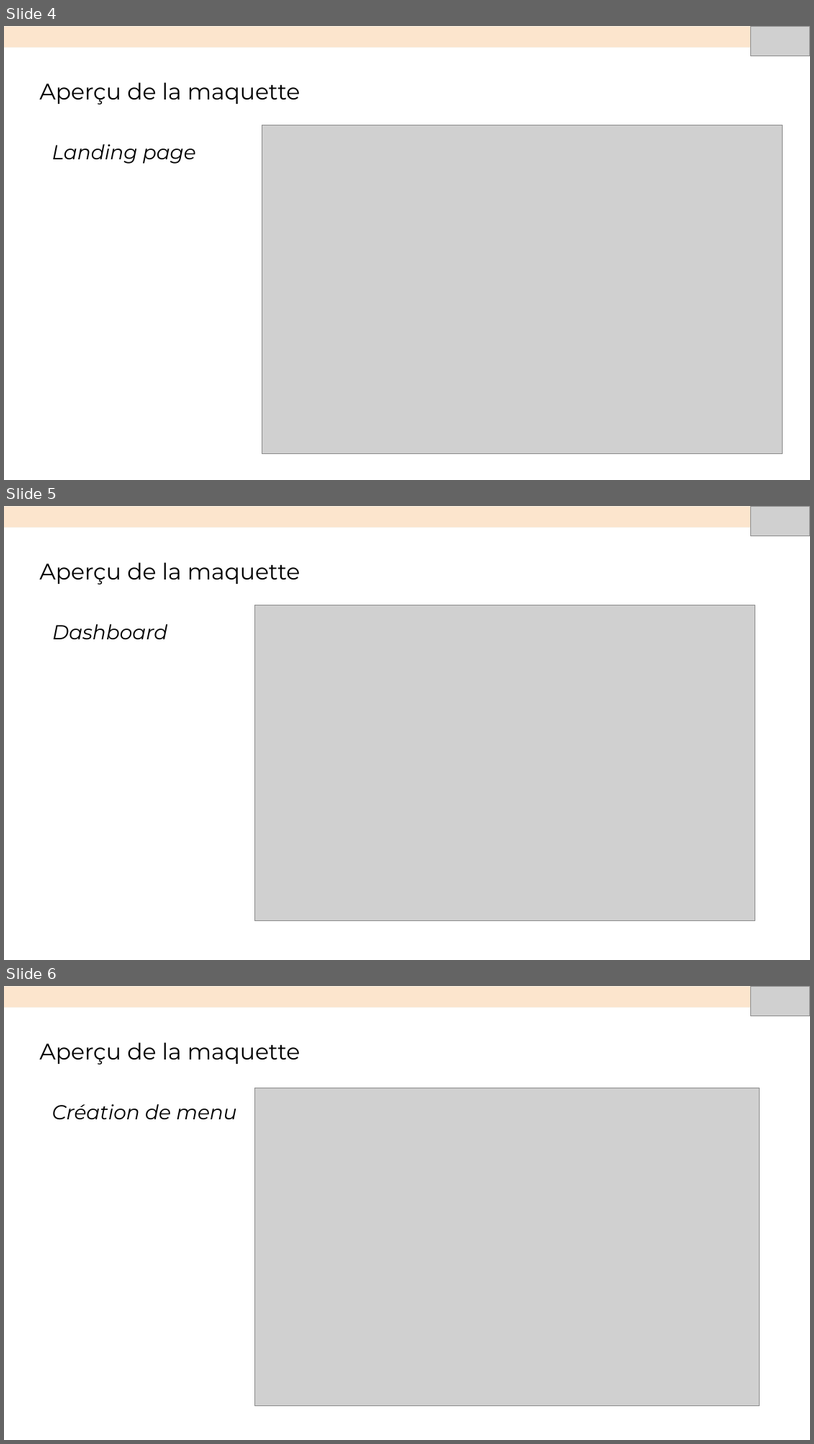
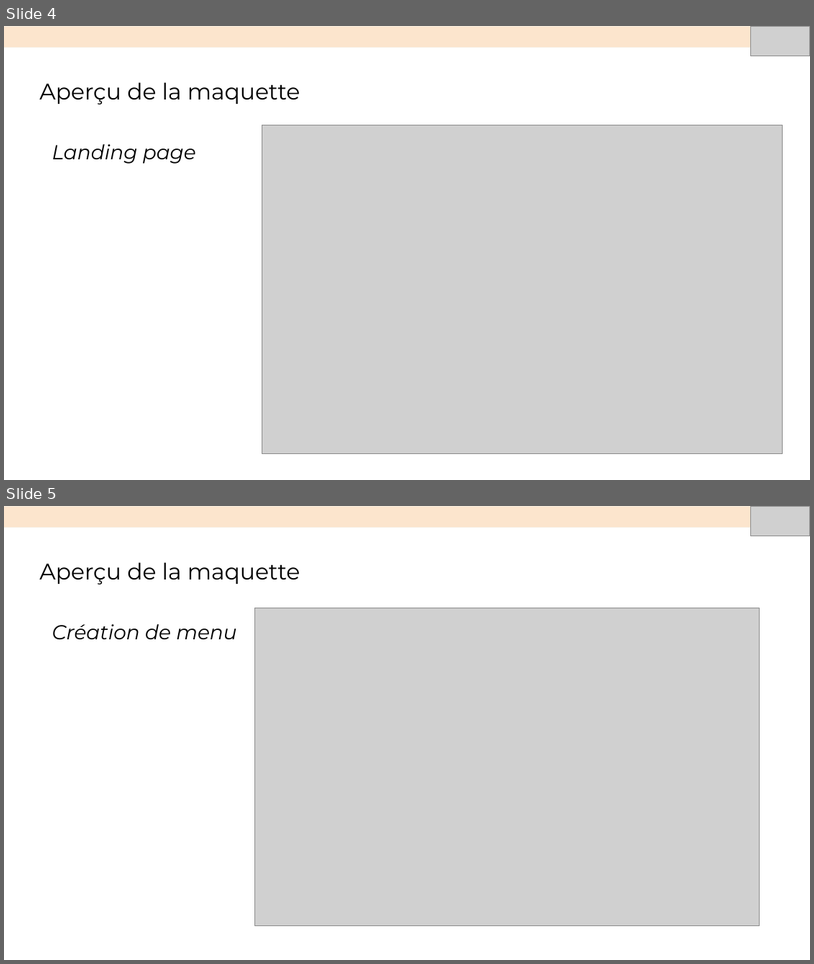
Before and after one commit to sunny-biard/MenuMaker, a slide deck: BIARD_Sunny_4_presentation_052024.pptx. Shown one above the other, each under a label of ours: slides 4, 5 and 6 before the commit, slides 4 and 5 after it. The pictures are 814x1444 and 814x964 pixels, drawn with LibreOffice and Linux fonts; fonts in the diff are those of the drawing; grey boxes stand for pictures. Boxes give left, top, right and bottom in pixels: in the first picture for what was removed or moved away, otherwise in the second. Text is boxed around its words. In the diff, an @@ line names an element or a change of style, - is before the commit and + after.

```diff
--- a/BIARD_Sunny_4_presentation_052024.pptx
+++ b/BIARD_Sunny_4_presentation_052024.pptx
@@ slide 5 removed at <box>4,506,810,960</box>, background #FFFFFF @@
@@ rectangle removed at <box>4,506,810,527</box> @@
@@ picture removed at <box>751,506,810,536</box> @@
@@ title removed at <box>39,562,301,584</box> @@
-Aperçu de la maquette
@@ picture removed at <box>255,605,756,921</box> @@
@@ text removed at <box>52,624,167,639</box> @@
-Dashboard
@@ what was slide 6 is now slide 5 @@
```
Also in this commit, not shown: 1 slide added, 1 other file.
